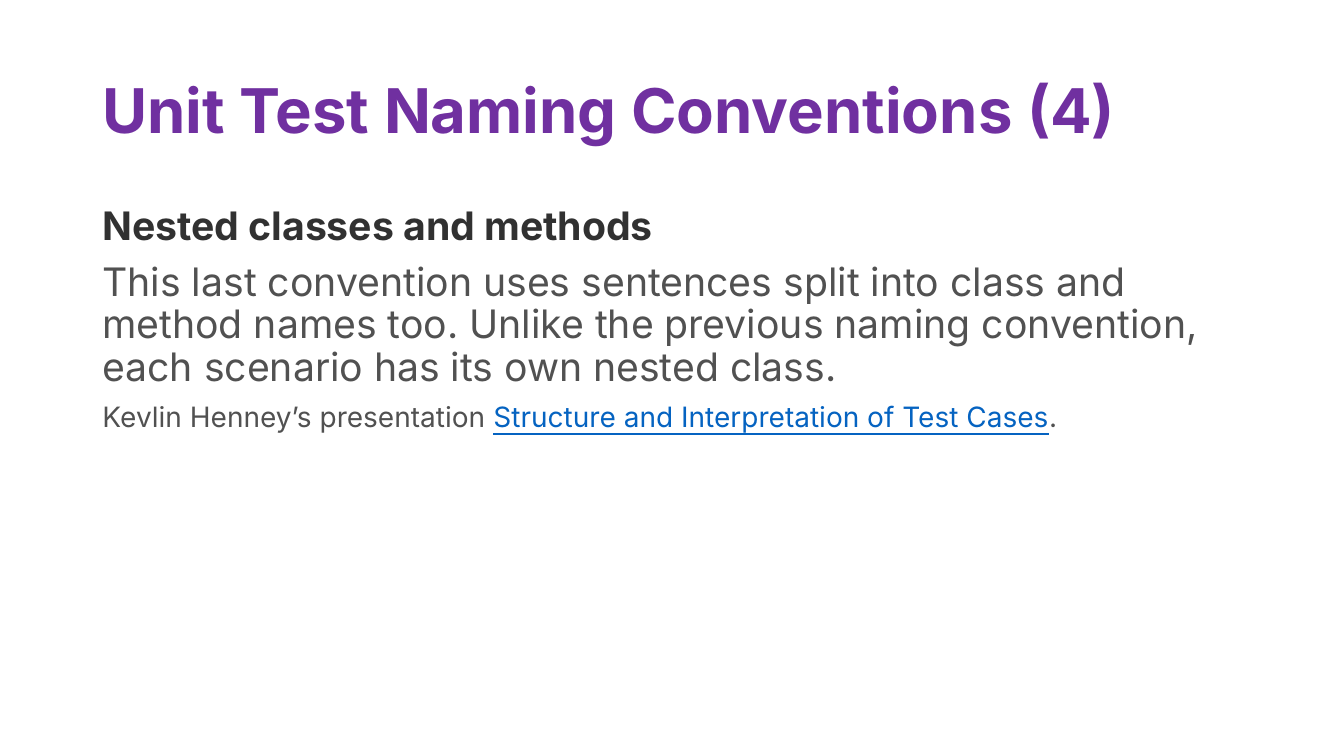
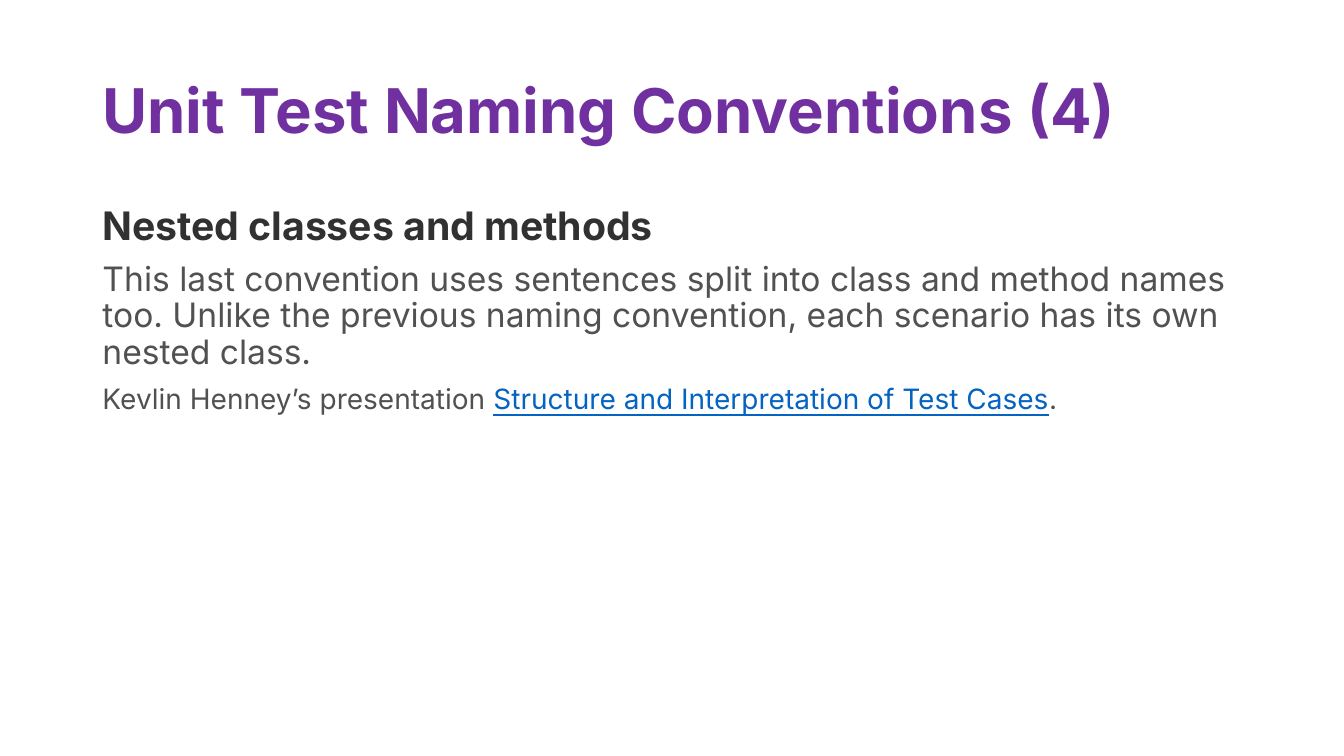
Before and after one commit to fmontazeri/Knowledeg, a slide deck: slide 34 of TDD.pptx. Drawn at 1344x756 pixels with LibreOffice and Linux fonts; fonts in the diff are those of the drawing. Boxes give left, top, right and bottom in pixels: in the first picture for what was removed or moved away, otherwise in the second. Text is boxed around its words. In the diff, an @@ line names an element or a change of style, - is before the commit and + after.

```diff
--- a/TDD.pptx
+++ b/TDD.pptx
@@ text at box(102, 266, 1225, 365): size 28 to 24 pt in "This last convention uses sentences split into ..." @@
```
Also in this commit, not shown: 3 other slides changed.
